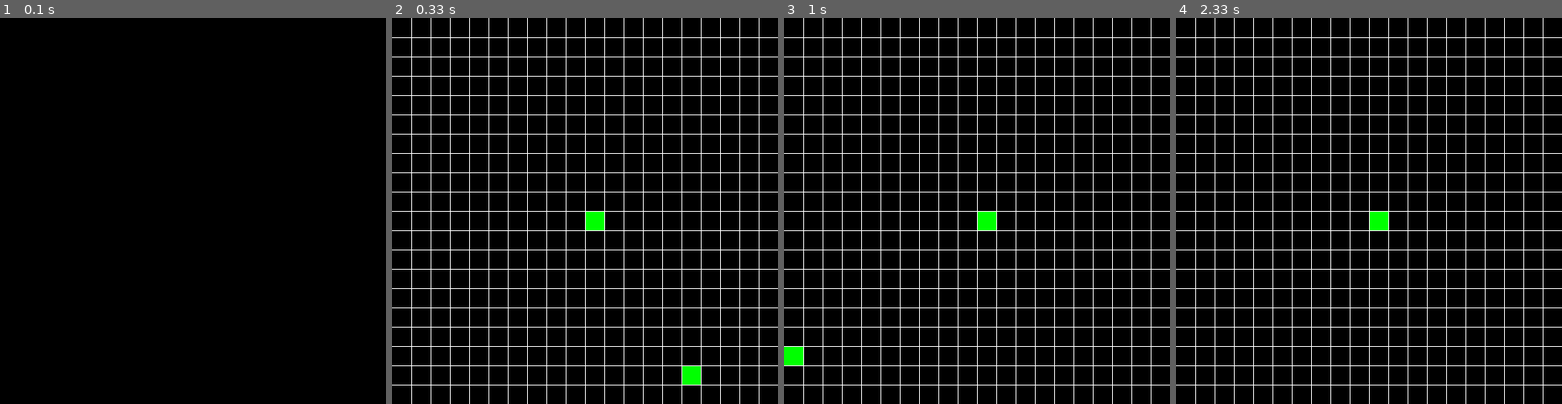
Above: before the commit, frames 1-4 (left to right).
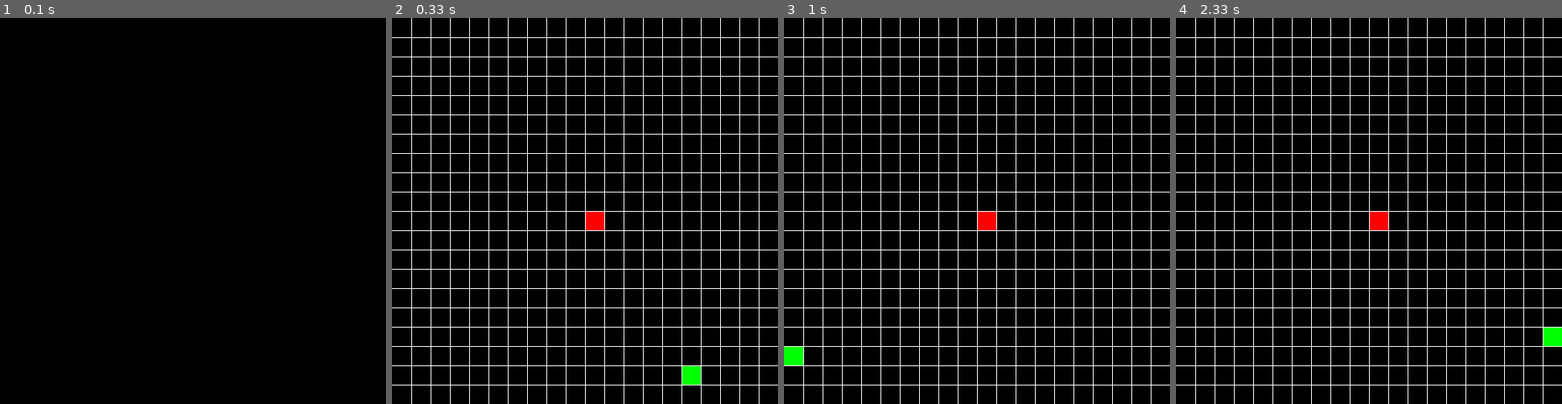
Above: after the commit, the same moments.

Repository: makxi007/python-snake
Game: pygame game, started from snake_pygame.py
Two runs of this game, one before a commit and one after it. Both use one fixed random seed, a clock stepped at 60 frames per second and the inputs below.
Inputs:
- Up to frame 1 (0.1 s): no input
- Up to frame 2 (0.33 s): no input
- Up to frame 3 (1 s): hold Right 0.33-0.8 s; hold Up from 0.83 s (still down)
- Up to frame 4 (2.33 s): release Up at 1.13 s; hold Right 1.17-1.63 s; hold Left 1.67-2.2 s; hold Down from 2.23 s (still down)

Frame 1 is identical in both runs. In frame 2, 0.2% of the frame differs, in the area x 50-55%, y 50-55%; in frame 3, 0.2%; in frame 4, 0.5%, in the area x 50-100%, y 50-85%.

Commit message:
Pygame snake 4.0

Diff:
--- a/config.py
+++ b/config.py
@@ -13,4 +13,4 @@
 WHITE = (255, 255, 255)
 BLACK = (0, 0, 0)
 GREEN = (0, 255, 0)
-COLOR = (0, 0, 0)
+COLOR = (255, 0, 0)
--- a/snake_pygame.py
+++ b/snake_pygame.py
@@ -12,7 +12,7 @@
 	# add score
 class Cube:
 
-	def __init__(self, posx, posy, color=COLOR):
+	def __init__(self, posx, posy, color=GREEN):
 		self.posx = posx
 		self.posy = posy
 		self.pos = (self.posx, self.posy)
@@ -27,10 +27,11 @@
 
 		self.posx += self.dirnx
 		self.posy += self.dirny
+		self.pos = (self.posx, self.posy)
 
 	def draw(self, window):
 		distance_btn_rows = SIZE // ROWS
-		pygame.draw.rect(window, GREEN ,(DIST_BTN_ROWS * self.posx, DIST_BTN_ROWS * self.posy, DIST_BTN_ROWS, DIST_BTN_ROWS))
+		pygame.draw.rect(window, self.color ,(DIST_BTN_ROWS * self.posx, DIST_BTN_ROWS * self.posy, DIST_BTN_ROWS, DIST_BTN_ROWS))
 
 class Snake:
 	body = []
@@ -56,7 +57,6 @@
 				self.dirnx = -1
 				self.dirny = 0
 				self.turns[self.head.pos[:]] = [self.dirnx, self.dirny]
-				self.add_cube()
 
 			if ( keys[pygame.K_RIGHT] ):
 				self.dirnx = 1
@@ -106,19 +106,24 @@
 
 
 	def draw(self, window):
-		self.head.draw(window)
+		for c in self.body:
+			c.draw(window)
 
 	def add_cube(self):
 		tail = self.body[-1]
 		tail_x, tail_y = tail.dirnx, tail.dirny
 
 		if tail_x == 1 and tail_y == 0:
-			self.body.append(Cube(tail.posx + 1, tail.posy, color=COLOR))
+			self.body.append(Cube(tail.posx - 1, tail.posy, color=GREEN))
+		if ( tail_x == -1 and tail_y == 0 ):
+			self.body.append(Cube(tail.posx + 1, tail.posy, color=GREEN))
+		if ( tail_x == 0 and tail_y == 1 ):
+			self.body.append(Cube(tail.posx, tail.posy - 1, color=GREEN))
+		if ( tail_x == 0 and tail_y == -1):
+			self.body.append(Cube(tail.posx, tail.posy + 1, color=GREEN))
 
 		self.body[-1].dirnx = tail_x
 		self.body[-1].dirny = tail_y
-		for i in self.body:
-			print((i.posx, i.posy))
 
 
 def draw_grid(window):
@@ -136,14 +141,13 @@
 	snake.draw(window)
 	cube.draw(window)
 	draw_grid(window)
-
 	pygame.display.update()
 
 
 def main():
 	global snake, cube
 	snake = Snake(15, 15)
-	cube = Cube(10, 10, color=(200, 200, 200))
+	cube = Cube(10, 10, color=COLOR)
 	window = pygame.display.set_mode((500, 500))
 
 	play = True
@@ -154,6 +158,8 @@
 		pygame.time.delay(50)
 		clock.tick(10)
 
+		if ( snake.body[0].posx == cube.posx and snake.body[0].posy == cube.posy ):
+			snake.add_cube()
 		snake.move()
 
 		redraw(window)
